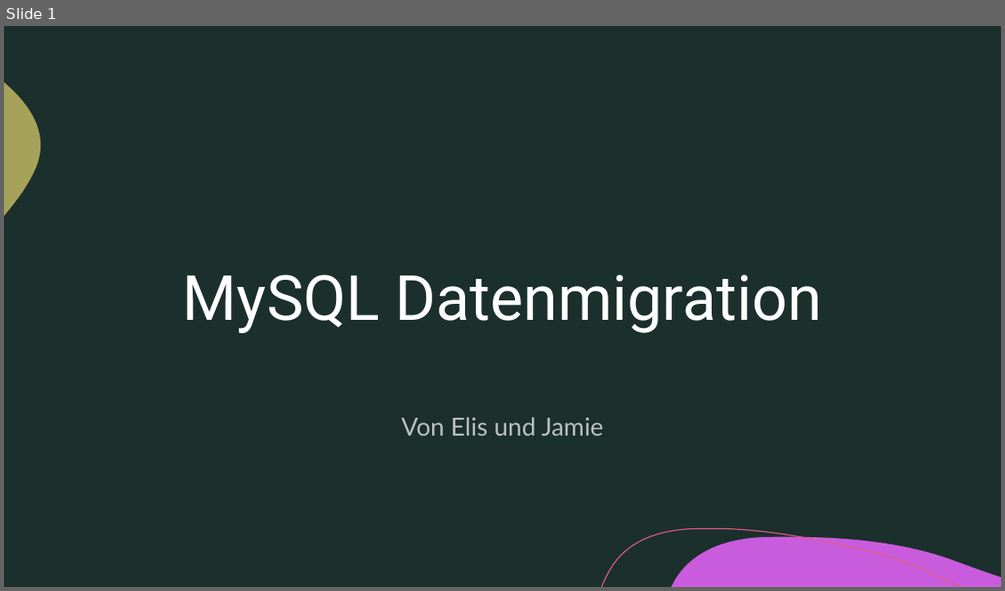
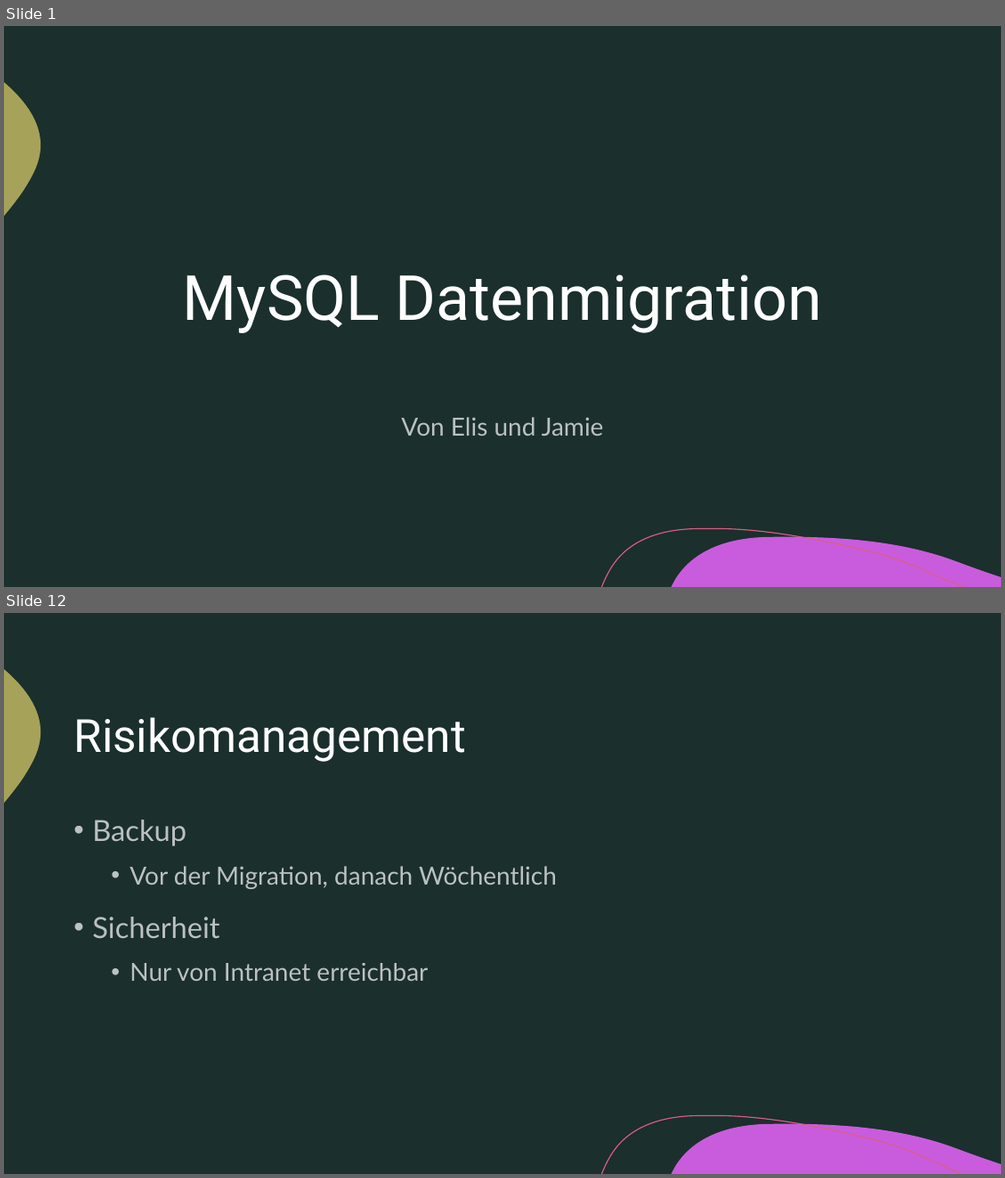
Before and after one commit to phonkd/gibb, a slide deck: 158/docs/MySQLDatenmigration.pptm. Shown one above the other, each under a label of ours: slide 1 before the commit, slides 1 and 12 after it; the slides between them are not shown. The pictures are 1005x591 and 1005x1178 pixels, drawn with LibreOffice and Linux fonts; fonts in the diff are those of the drawing. Boxes give left, top, right and bottom in pixels: in the first picture for what was removed or moved away, otherwise in the second. Text is boxed around its words. In the diff, an @@ line names an element or a change of style, - is before the commit and + after.

```diff
--- a/158/docs/MySQLDatenmigration.pptm
+++ b/158/docs/MySQLDatenmigration.pptm
@@ slide 12 added at (x1=4, y1=613, x2=1001, y2=1174), background #1B2F2C; not listed: 3 template elements that a slide beside it also shows @@
@@ title added at (x1=73, y1=717, x2=466, y2=762), 44 pt, text #FFFFFF @@
+Risikomanagement
@@ text added at (x1=92, y1=819, x2=557, y2=981), 24 pt, text #FFFFFF at 70% opacity @@
+• Backup
+  • Vor der Migration, danach Wöchentlich
+• Sicherheit
+  • Nur von Intranet erreichbar
```
Also in this commit, not shown: 12 other slides added, 3 other files.
